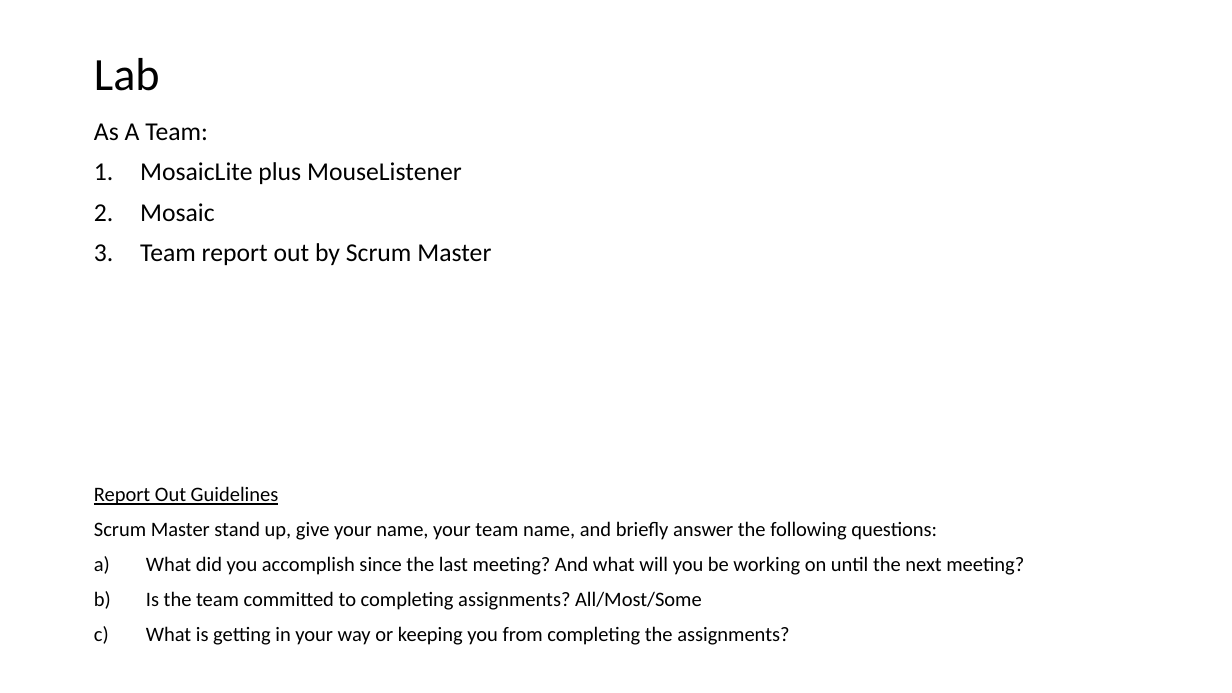
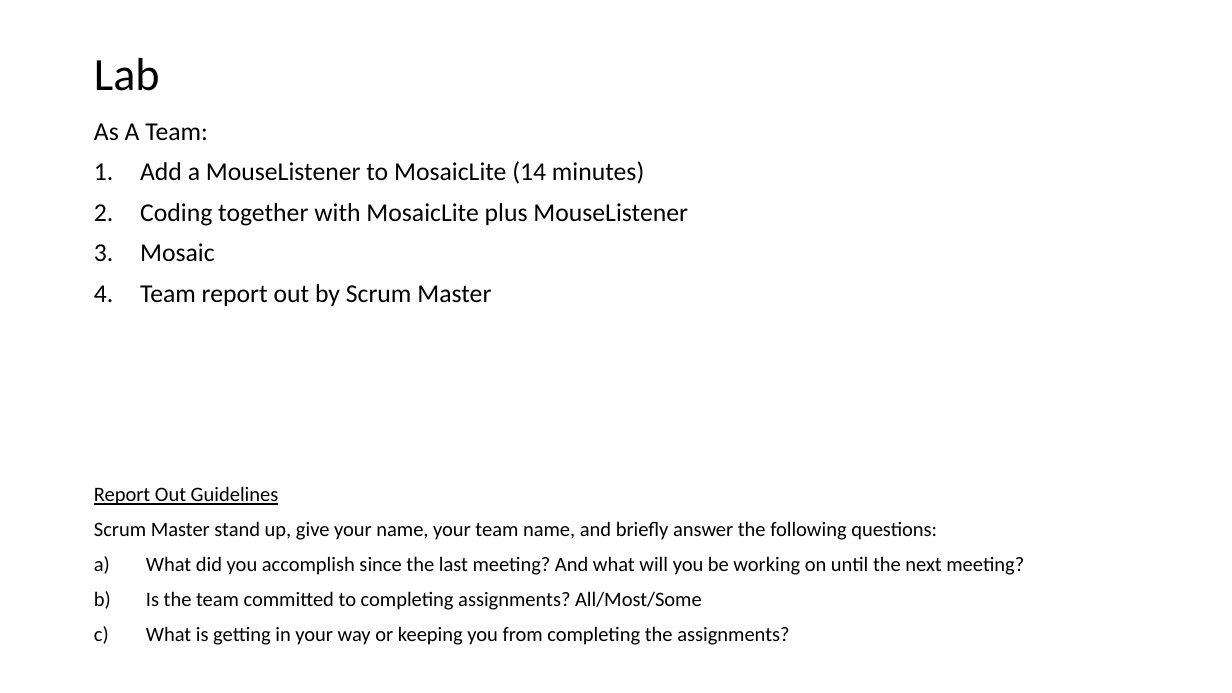
Before and after one commit to EricJPogue/CPSC-24500, a slide deck: slide 10 of lecture-slides/2020-03-03-oop.pptx (slide 7 before the commit). Drawn at 1232x693 pixels with LibreOffice and Linux fonts; fonts in the diff are those of the drawing. Boxes give left, top, right and bottom in pixels: in the first picture for what was removed or moved away, otherwise in the second. Text is boxed around its words. In the diff, an @@ line names an element or a change of style, - is before the commit and + after.

Commit message:
Update files.

```diff
--- a/lecture-slides/2020-03-03-oop.pptx
+++ b/lecture-slides/2020-03-03-oop.pptx
@@ text at (140,161,688,226): text changed @@
-1. MosaicLite plus MouseListener
+1. Add a MouseListener to MosaicLite (14 minutes)
+2. Coding together with MosaicLite plus MouseListener
```
Also in this commit, not shown: 4 other slides changed, 3 slides added.
